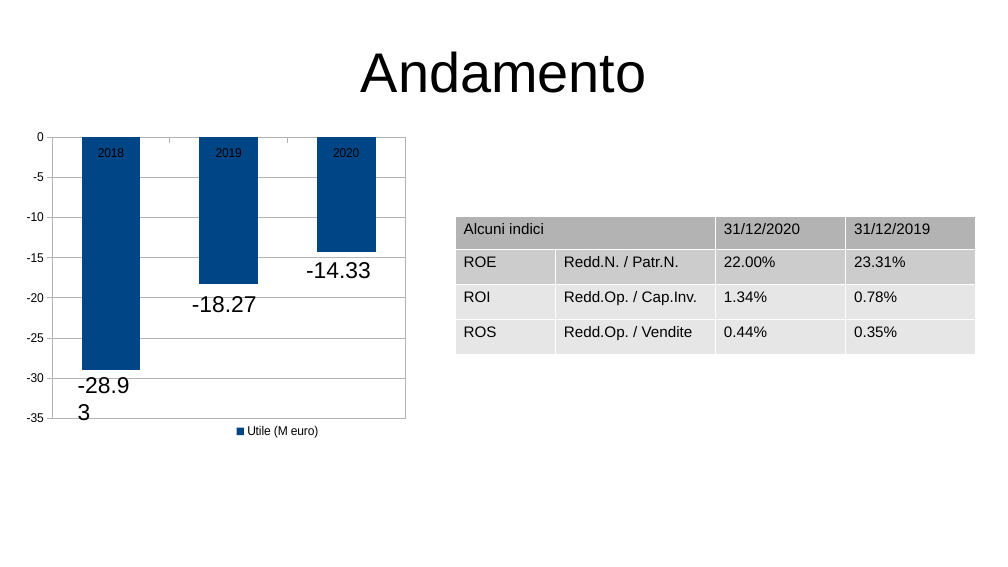
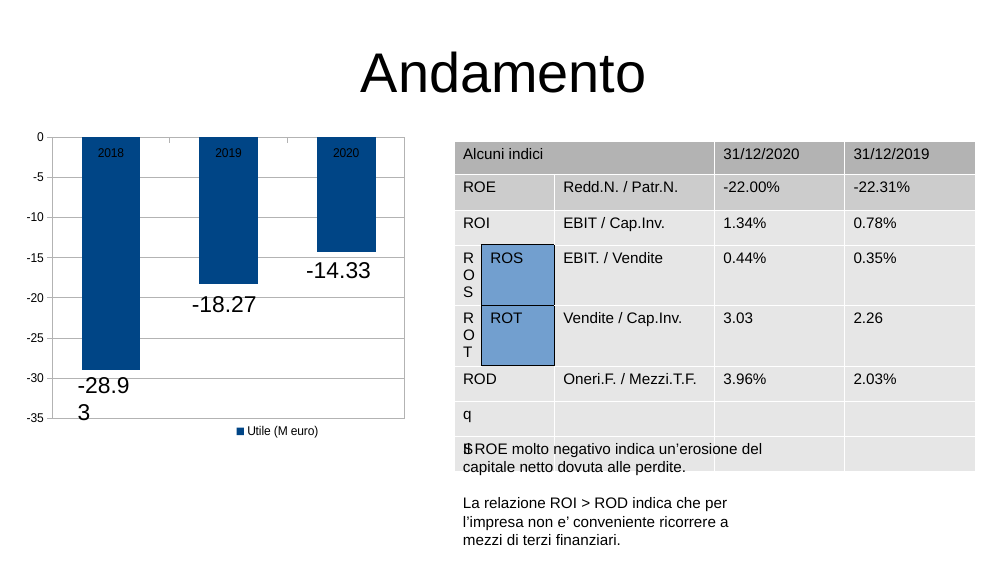
Before and after one commit to Censacrof/naturasi-pw-eoa, a slide deck: slide 1 of bozza_andamento.pptx. Drawn at 1008x567 pixels with LibreOffice and Linux fonts; fonts in the diff are those of the drawing. Boxes give left, top, right and bottom in pixels: in the first picture for what was removed or moved away, otherwise in the second. Text is boxed around its words. In the diff, an @@ line names an element or a change of style, - is before the commit and + after.

```diff
--- a/bozza_andamento.pptx
+++ b/bozza_andamento.pptx
@@ table at (455,142,976,426) @@
-Alcuni indici |  | 31/12/2020 | 31/12/2019
-ROE | Redd.N. / Patr.N. | 22.00% | 23.31%
-ROI | Redd.Op. / Cap.Inv. | 1.34% | 0.78%
-ROS | Redd.Op. / Vendite | 0.44% | 0.35%
+Alcuni indici |  |  | 31/12/2020 | 31/12/2019
+ROE |  | Redd.N. / Patr.N. | -22.00% | -22.31%
+ROI |  | EBIT / Cap.Inv. | 1.34% | 0.78%
+ROS | ROS | EBIT. / Vendite | 0.44% | 0.35%
+ROT | ROT | Vendite / Cap.Inv. | 3.03 | 2.26
+ROD |  | Oneri.F. / Mezzi.T.F. | 3.96% | 2.03%
+q |  |  |  | 
+S |  |  |  | 
@@ table: place and size @@
-table at (455,216,976,357)
+table at (455,142,976,426)
@@ text added at (463,443,762,545), 12 pt, text #000000 @@
+Il ROE molto negativo indica un’erosione del
+capitale netto dovuta alle perdite.
+La relazione ROI > ROD indica che per
+l’impresa non e’ conveniente ricorrere a
+mezzi di terzi finanziari.
```
Also in this commit, not shown: 1 other file.
